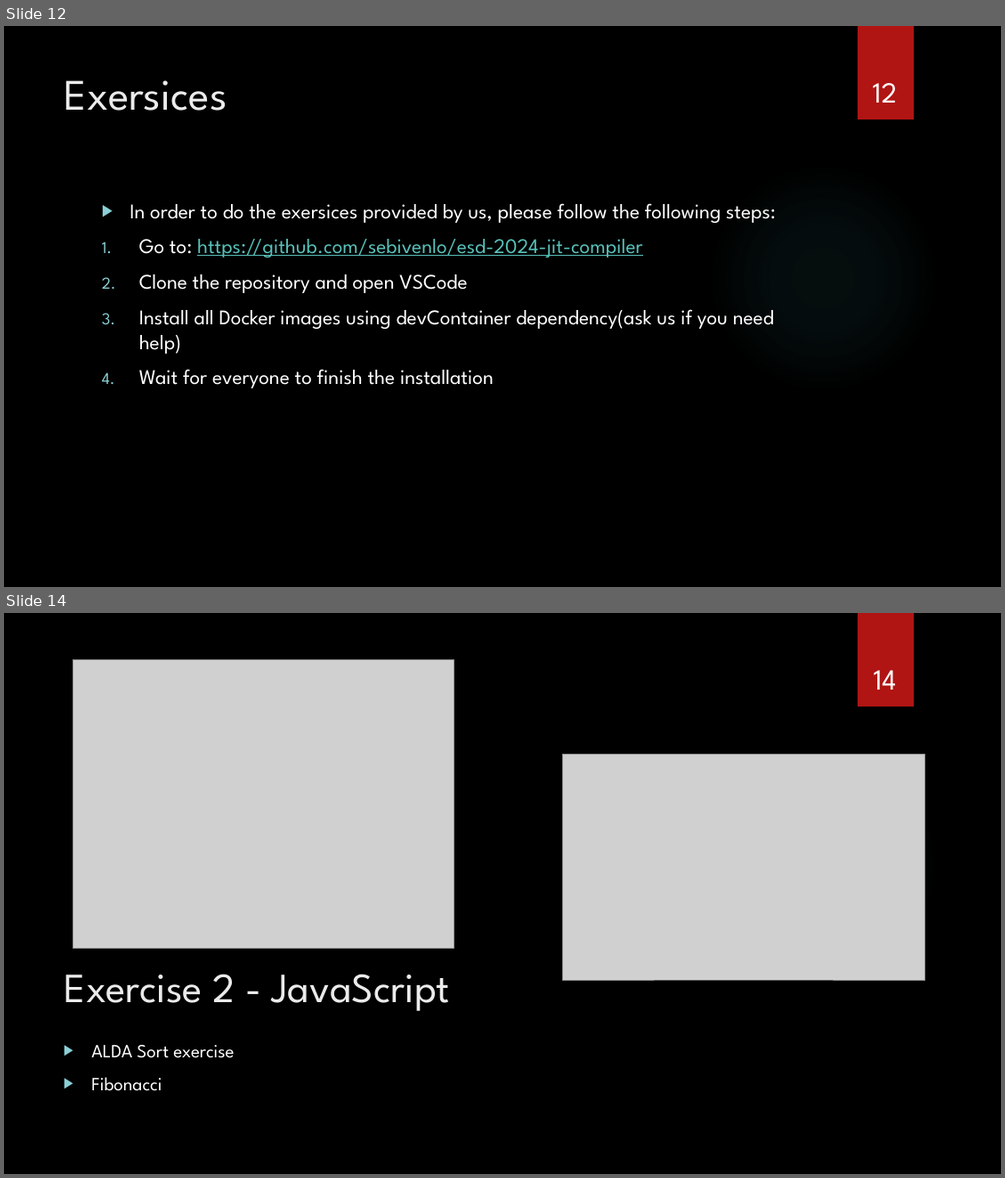
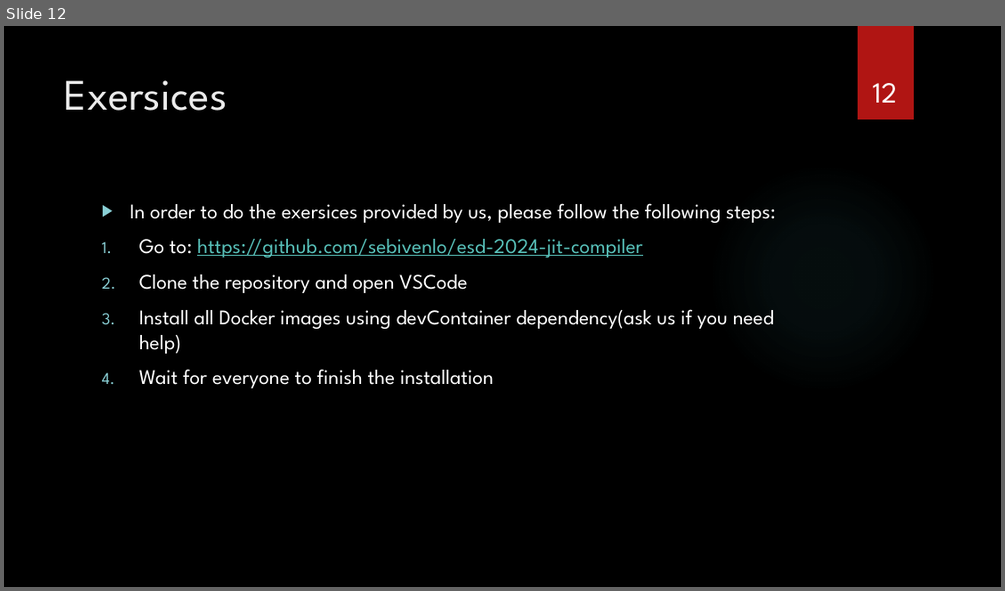
Before and after one commit to sebivenlo/esd-2024-jit-compiler, a slide deck: documents/presentation/presentation jit compiler.pptx. Shown one above the other, each under a label of ours: slides 12 and 14 before the commit, slide 12 after it; the slides between them are not shown. The pictures are 1005x1178 and 1005x591 pixels, drawn with LibreOffice and Linux fonts; fonts in the diff are those of the drawing; grey boxes stand for pictures; background and template pictures are left out. Boxes give left, top, right and bottom in pixels: in the first picture for what was removed or moved away, otherwise in the second. Text is boxed around its words. In the diff, an @@ line names an element or a change of style, - is before the commit and + after.

```diff
--- a/documents/presentation/presentation jit compiler.pptx
+++ b/documents/presentation/presentation jit compiler.pptx
@@ slide 14 removed at (4,613,1001,1174), background picture (left out); not listed: 2 template elements that a slide beside it also shows @@
@@ picture removed at (73,660,454,948) @@
@@ page number removed at (874,670,897,690) @@
-14
@@ picture removed at (563,755,924,980) @@
@@ title removed at (65,973,450,1011) @@
-Exercise 2 - JavaScript
@@ text removed at (91,1045,234,1091) @@
-▶ ALDA Sort exercise
-▶ Fibonacci
```
Also in this commit, not shown: 3 slides changed, 1 slide added, 3 other slides removed, 1 other file.
